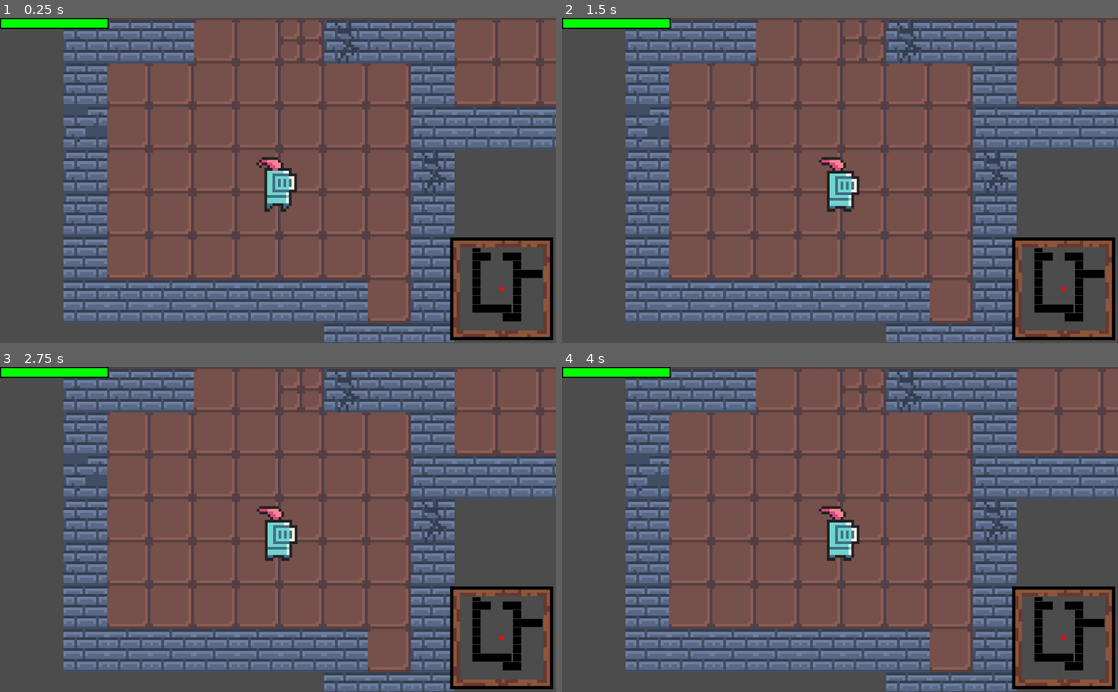
Above: before the commit, frames 1-4 (two rows, left to right).
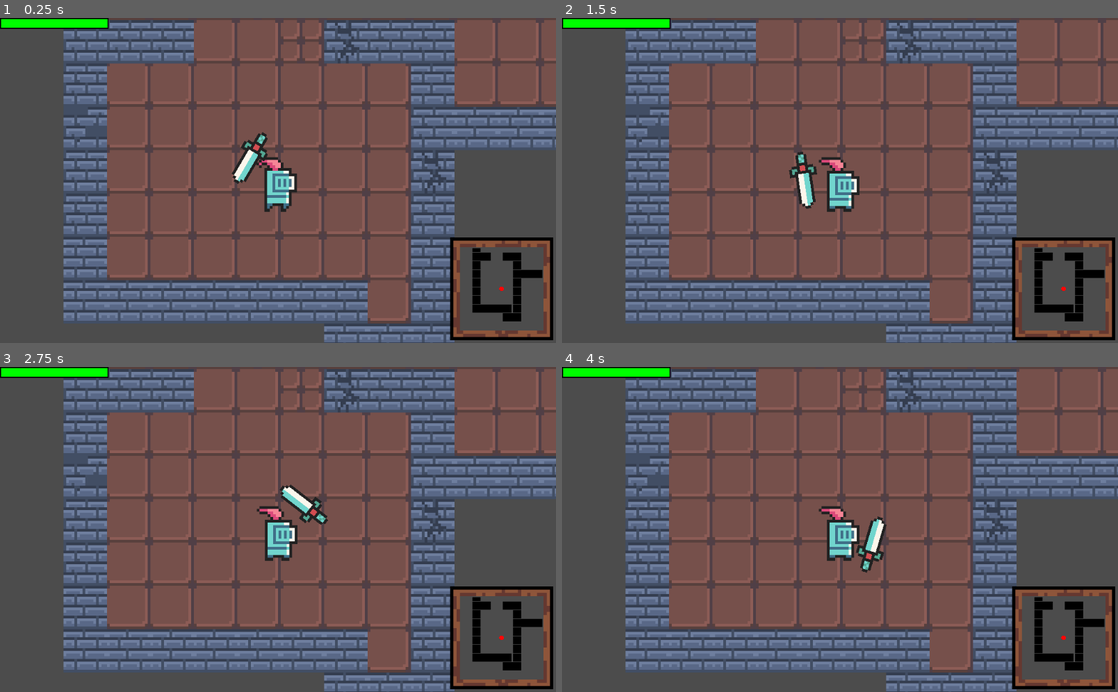
Above: after the commit, the same moments.

Repository: skni-kod/roguelike
Game: Godot game, scene res://Scenes/Levels/Main.tscn
Same seed, same stepped clock (60 frames per second), same inputs: the game is played once before the commit and once after it.
Inputs (mouse positions are in pixels of both pictures, inside the frame that each line leads up to):
- Up to frame 1 (0.25 s): no input
- Up to frame 2 (1.5 s): move the mouse to (962, 164) at 0.52 s; press the mouse at (962, 164) at 0.53 s; hold D (move_right) 0.53-1.28 s; move the mouse to (728, 196) at 1.27 s; release the mouse at (728, 196) at 1.28 s; hold S (move_down) from 1.28 s (still down); click (728, 196) at 1.35 s
- Up to frame 3 (2.75 s): move the mouse to (333, 458) at 2.02 s; release S (move_down) at 2.03 s; press the mouse at (333, 458) at 2.03 s; hold D (move_right) from 2.03 s (still down)
- Up to frame 4 (4 s): move the mouse to (812, 594) at 2.77 s; release D (move_right) at 2.78 s; release the mouse at (812, 594) at 2.78 s; hold W (move_up) 2.78-3.53 s; click (812, 594) at 2.85 s; move the mouse to (1006, 578) at 3.52 s; press the mouse at (1006, 578) at 3.53 s; hold A (move_left) from 3.53 s (still down)

The runs differ from the first frame. In frame 1, 0.5% of the frame differs, in the area x 41-49%, y 35-52%; in frame 2, 0.5%; in frame 3, 0.5%, in the area x 50-59%, y 36-49%; in frame 4, 0.5%.

Commit message:
Added sword and its rotation

Diff:
--- a/Scenes/Actors/Player.gd
+++ b/Scenes/Actors/Player.gd
@@ -38,14 +38,14 @@
 		elif direction.y != 0:
 			$AnimationPlayer.play("Run")
 			if direction.x < 0:
-				$Sprite.scale.x = -1
+				$PlayerSprite.scale.x = -1
 			else:
-				$Sprite.scale.x = 1
+				$PlayerSprite.scale.x = 1
 		elif direction.x < 0:
-			$Sprite.scale.x = -1
+			$PlayerSprite.scale.x = -1
 			$AnimationPlayer.play("Run")
 		elif direction.x > 0:
-			$Sprite.scale.x = 1
+			$PlayerSprite.scale.x = 1
 			$AnimationPlayer.play("Run")
 
 func take_dmg(enemy):
@@ -59,3 +59,9 @@
 func _on_AttackCollision_body_entered(body):
 	if body.is_in_group("Enemy"):
 		body.get_dmg(damage)
+
+func _on_Player_health_updated(health, amount):
+	pass
+
+func _on_Player_max_health_updated(health):
+	pass
--- a/Scenes/Actors/Player.tscn
+++ b/Scenes/Actors/Player.tscn
@@ -1,7 +1,9 @@
-[gd_scene load_steps=11 format=2]
+[gd_scene load_steps=13 format=2]
 
 [ext_resource path="res://Assets/Hero/RedHero.png" type="Texture" id=1]
 [ext_resource path="res://Scenes/Actors/Player.gd" type="Script" id=2]
+[ext_resource path="res://Assets/Weapons/1.png" type="Texture" id=3]
+[ext_resource path="res://Scenes/Actors/Sword.gd" type="Script" id=4]
 
 [sub_resource type="CapsuleShape2D" id=1]
 radius = 5.0
@@ -11,7 +13,7 @@
 resource_name = "Hit"
 length = 0.3
 tracks/0/type = "value"
-tracks/0/path = NodePath("Sprite:frame")
+tracks/0/path = NodePath("PlayerSprite:frame")
 tracks/0/interp = 1
 tracks/0/loop_wrap = true
 tracks/0/imported = false
@@ -27,7 +29,7 @@
 length = 0.6
 loop = true
 tracks/0/type = "value"
-tracks/0/path = NodePath("Sprite:frame")
+tracks/0/path = NodePath("PlayerSprite:frame")
 tracks/0/interp = 1
 tracks/0/loop_wrap = true
 tracks/0/imported = false
@@ -43,7 +45,7 @@
 resource_name = "Run"
 length = 0.7
 tracks/0/type = "value"
-tracks/0/path = NodePath("Sprite:frame")
+tracks/0/path = NodePath("PlayerSprite:frame")
 tracks/0/interp = 1
 tracks/0/loop_wrap = true
 tracks/0/imported = false
@@ -71,7 +73,7 @@
 collision_mask = 2
 script = ExtResource( 2 )
 
-[node name="Sprite" type="Sprite" parent="."]
+[node name="PlayerSprite" type="Sprite" parent="."]
 texture = ExtResource( 1 )
 hframes = 9
 
@@ -110,6 +112,13 @@
 position = Vector2( 10, -1.9375 )
 shape = SubResource( 8 )
 disabled = true
+
+[node name="Sword" type="Node2D" parent="."]
+script = ExtResource( 4 )
+
+[node name="SwordSprite" type="Sprite" parent="Sword"]
+position = Vector2( 13, 2 )
+texture = ExtResource( 3 )
 [connection signal="health_updated" from="." to="." method="_on_Player_health_updated"]
 [connection signal="max_health_updated" from="." to="." method="_on_Player_max_health_updated"]
 [connection signal="body_entered" from="AttackCollision" to="." method="_on_AttackCollision_body_entered"]
--- /dev/null
+++ b/Scenes/Actors/Sword.gd
@@ -0,0 +1,13 @@
+extends Node2D
+
+var mouse_position
+
+func _physics_process(delta):
+	mouse_position = get_local_mouse_position()
+	if rotation < -PI:
+		rotation = PI + mouse_position.angle()
+	elif rotation > PI:
+		rotation = -PI + mouse_position.angle()
+	else:
+		rotation += mouse_position.angle()
+	print(rotation)
--- a/Scenes/Actors/slime.gd
+++ b/Scenes/Actors/slime.gd
@@ -36,7 +36,8 @@
 		player = body
 
 func _on_Wzrok_body_exited(body):
-	player = null
+	if body != self and body.name == "Player":
+		player = null
 
 
 func _on_Atak_body_entered(body):
Binary file added: Assets/Weapons/1.png
Not shown, added: Assets/Weapons/1.png.import
